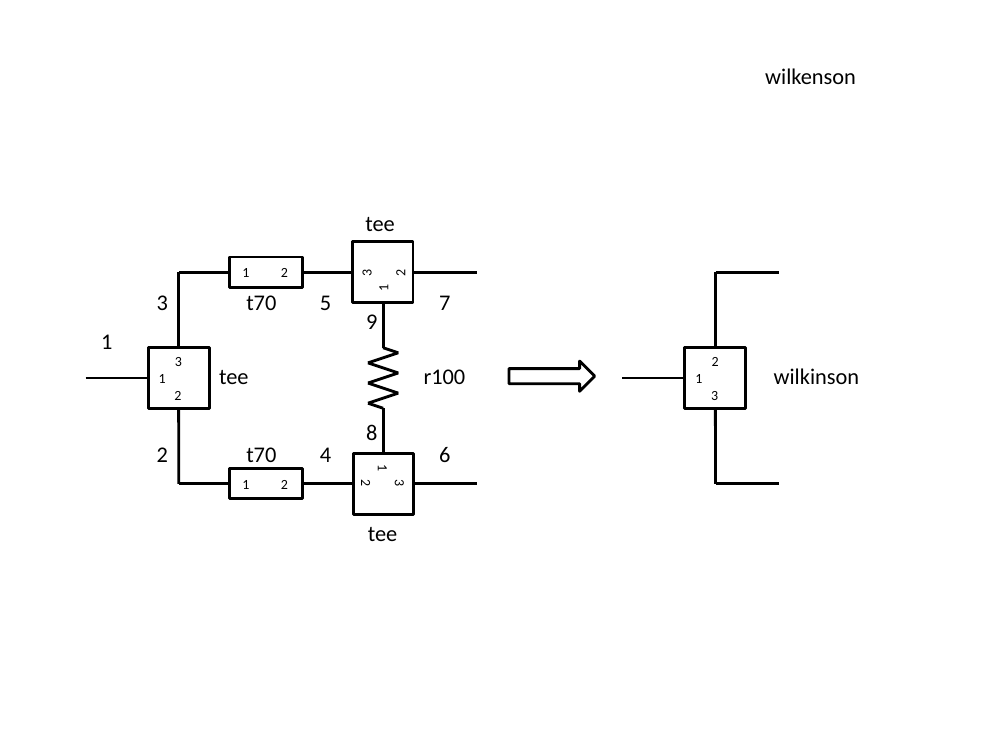
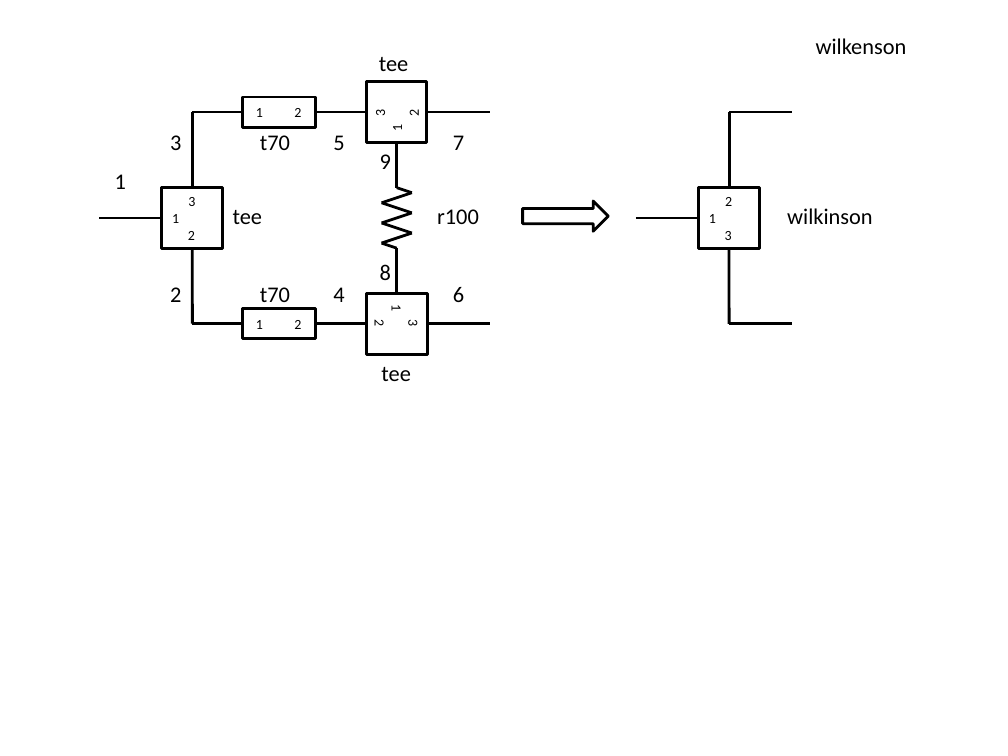
Before and after one commit to JerryWiltz/nP, a slide deck: slide 1 of README/ReadmeFigures/readmeFigures.pptm. Drawn at 1008x756 pixels with LibreOffice and Linux fonts; fonts in the diff are those of the drawing. Boxes give left, top, right and bottom in pixels: in the first picture for what was removed or moved away, otherwise in the second. Text is boxed around its words. In the diff, an @@ line names an element or a change of style, - is before the commit and + after.

```diff
--- a/README/ReadmeFigures/readmeFigures.pptm
+++ b/README/ReadmeFigures/readmeFigures.pptm
@@ title "wilkenson": place and size @@
-title "wilkenson" at [765, 68, 856, 84]
+title "wilkenson" at [816, 38, 907, 54]
@@ 23 lines, 22 texts, 6 rectangles, 1 right arrow: place and size @@
-23 lines, 22 texts, 6 rectangles, 1 right arrow at [86, 217, 859, 541]
+23 lines, 22 texts, 6 rectangles, 1 right arrow at [99, 57, 872, 381]
```
Also in this commit, not shown: 4 other files.
